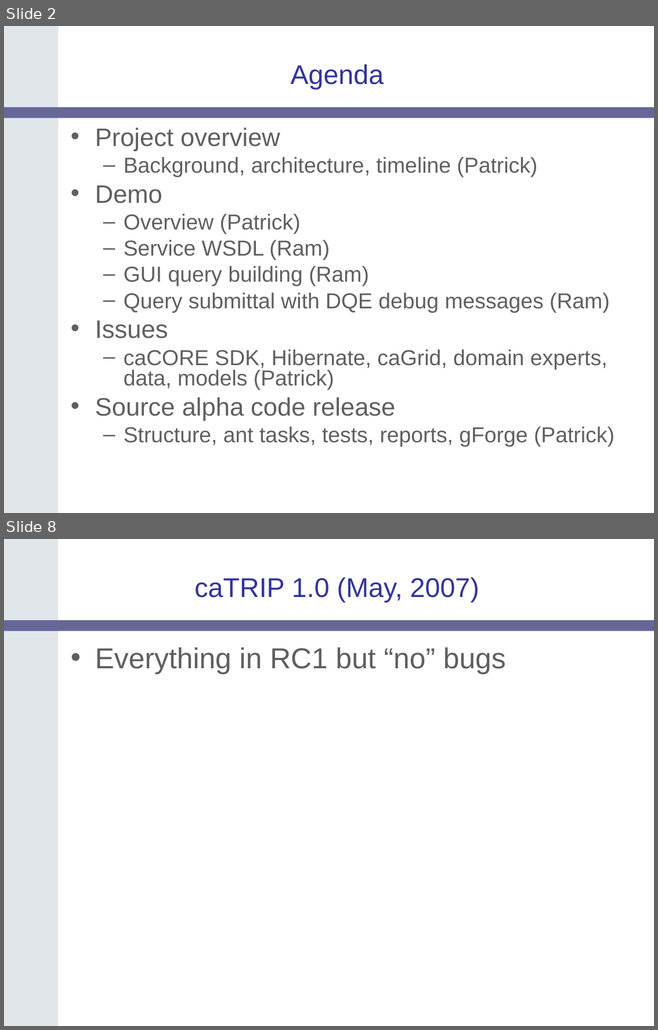
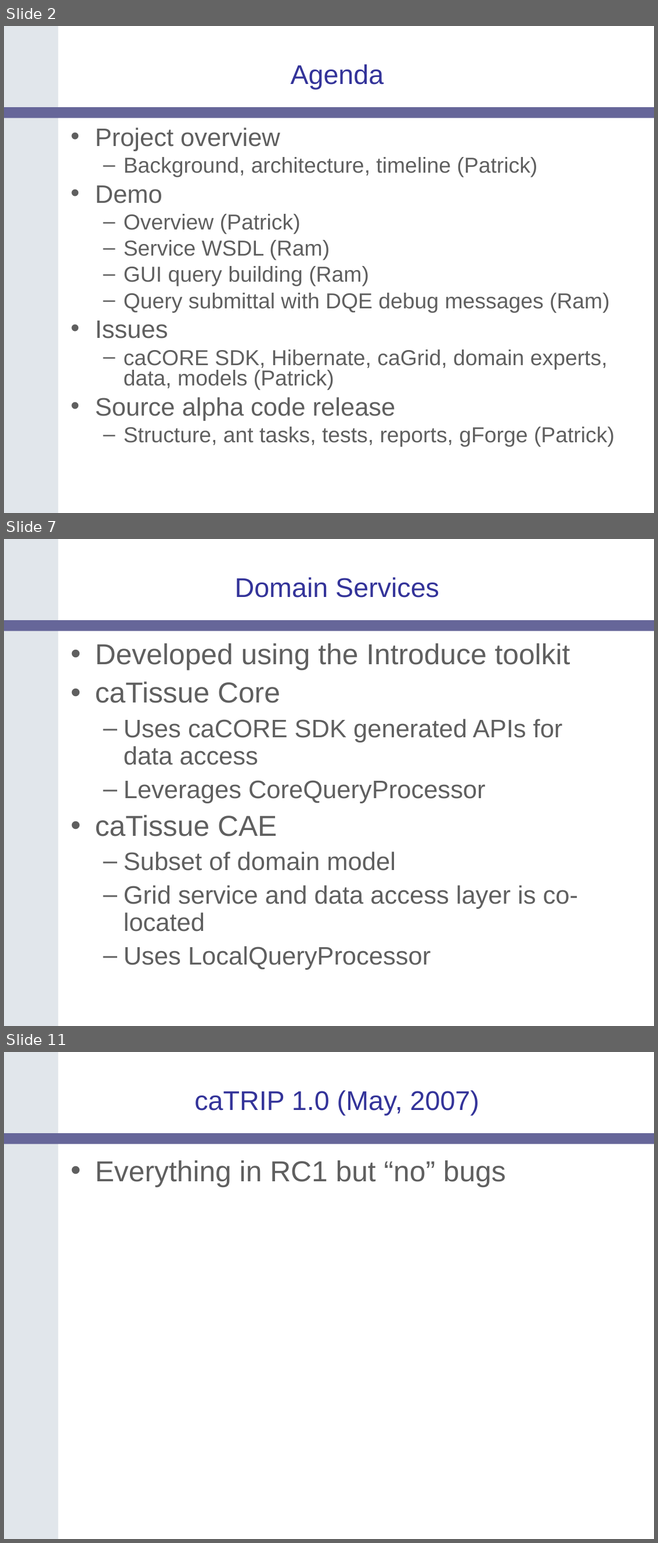
Before and after one commit to NCIP/catrip, a slide deck: catrip/documentation/presentations/catrip_alpha_demo_2006_08_11/catrip_alpha_demo_2006_08_11.ppt. Shown one above the other, each under a label of ours: slides 2 and 8 before the commit, slides 2, 7 and 11 after it; the slides between them are not shown. The pictures are 658x1030 and 658x1543 pixels, drawn with LibreOffice and Linux fonts; fonts in the diff are those of the drawing; background and template pictures are left out. Boxes give left, top, right and bottom in pixels: in the first picture for what was removed or moved away, otherwise in the second. Text is boxed around its words. In the diff, an @@ line names an element or a change of style, - is before the commit and + after.

```diff
--- a/catrip/documentation/presentations/catrip_alpha_demo_2006_08_11/catrip_alpha_demo_2006_08_11.ppt
+++ b/catrip/documentation/presentations/catrip_alpha_demo_2006_08_11/catrip_alpha_demo_2006_08_11.ppt
@@ slide 7 added at <box>4,539,654,1026</box>, background #FFFFFF; not listed: 2 template elements that a slide beside it also shows @@
@@ title added at <box>235,577,439,598</box>, 30 pt, text #333399 @@
+Domain Services
@@ text added at <box>95,643,578,970</box>, 28 pt, text #5F5F5F @@
+• Developed using the Introduce toolkit
+• caTissue Core
+  – Uses caCORE SDK generated APIs for data access
+  – Leverages CoreQueryProcessor
+• caTissue CAE
+  – Subset of domain model
+  – Grid service and data access layer is co-located
+  – Uses LocalQueryProcessor
@@ what was slide 8 is now slide 11 @@
```
Also in this commit, not shown: 9 slides changed, 3 other slides added, 2 slides removed.
